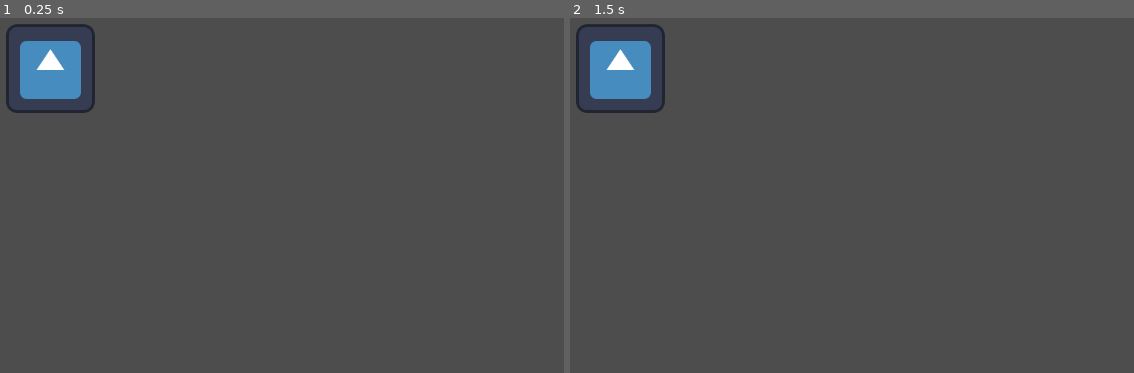
Above: before the commit, frames 1-2 (left to right).
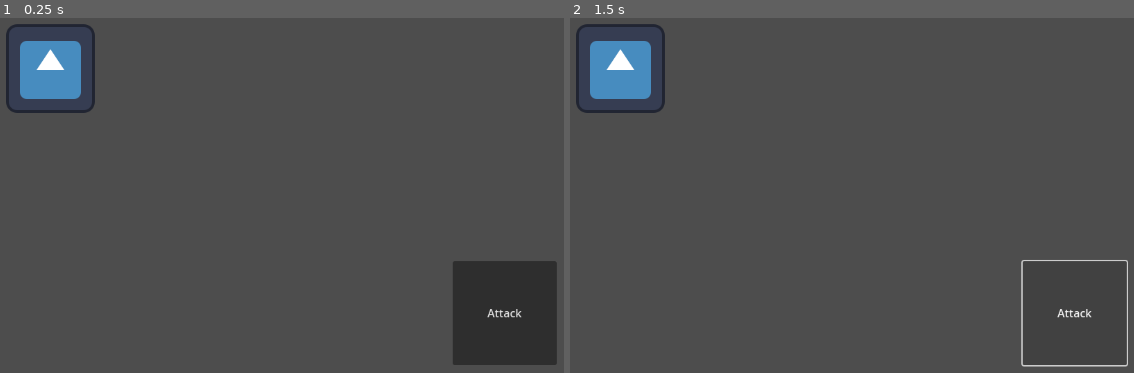
Above: after the commit, the same moments.

Repository: Comotcaiten/re_turnbase_project
Game: Godot game, scene res://test/level.tscn
The game is run twice, just before and just after one commit, with the same random seed, the same clock (stepped at 60 frames per second) and the same inputs. The engine's default icon, where the game draws it, is replaced by a stand-in: a white triangle on a blue panel in a dark square.
Inputs (mouse positions are in pixels of both pictures, inside the frame that each line leads up to):
- Up to frame 1 (0.25 s): no input
- Up to frame 2 (1.5 s): click (1071, 312) at 0.5 s, where only the run after the commit has a clickable "Attack"; click (1071, 312) at 1.25 s, where only the run after the commit has a clickable "Attack"

The runs differ from the first frame. In frame 1, 5.4% of the frame differs, in the area x 80-99%, y 68-98%; in frame 2, 0.4%.

Commit message:
update damage battle

Diff:
--- a/lb/api/battle/BattleSystem.gd
+++ b/lb/api/battle/BattleSystem.gd
@@ -3,13 +3,19 @@
 
 @export var player: BattleUnit
 
+@export var attackButton: Button
+
 func _ready():
   print(SetDataBattleUnit())
 
 func SetDataBattleUnit():
-  print(player)
-  print("-----")
   if player == null:
     return false
   player.SetUp()
   return true
+
+
+func _on_button_attack_pressed() -> void:
+  player.character.TakeDamage(null, player.character)
+  # player.PrintCharacter()
+  pass # Replace with function body.
--- a/lb/api/battle/BattleUnit.gd
+++ b/lb/api/battle/BattleUnit.gd
@@ -28,12 +28,17 @@
 	character.AddItem(slot1)
 	# hud.SetData(character)
 	print("-----<BattelUnit SetUp>-----")
-	character.PrintAttribute()
-	character.PrintSkill()
-	character.PrintItemEquiped()
+	# PrintCharacter()
 	# hud.SetData(character)
 	print("-----</BattelUnit SetUp>-----")
 
 func EquipmentItem():
 	for _item in equipments:
 		character.EquipItem(_item)
+
+func PrintCharacter():
+	if character == null:
+		print("<?> Chưa có dữ liệu")
+	character.PrintAttribute()
+	character.PrintSkill()
+	character.PrintItemEquiped()
--- a/lb/api/character/Character.gd
+++ b/lb/api/character/Character.gd
@@ -94,7 +94,7 @@
 	if equipments.size() > 0:
 		for item in equipments:
 			amountBase += item.GetValueAttribute(attribute)
-			print(CharacterBase.Attribute.keys()[attribute], " Bonus ", item.GetValueAttribute(attribute))
+			# print(CharacterBase.Attribute.keys()[attribute], " Bonus ", item.GetValueAttribute(attribute))
 	# </Equipments>
 
 	var amountCal = amountBase + ((amountModified * amountBase) / 100.0)
@@ -113,22 +113,23 @@
 func CalculateDamageTaken(_skill: Skill, _attacker: Character) -> int:
 	if _attacker == null:
 		return 0
-
 	var critical = 1.0
 	var typeEff = 1.0
 
 	if _skill != null:
 		typeEff = ElementEffectiveness.GetEffectiveness(_attacker.base.element, base.element)
 
-	var damage = int(((2.0 * _attacker.level + 10.0) / 250.0) * randf_range(0.85, 1.0) * typeEff * critical)
+	var attacker_damage = _attacker.attack
+	if _attacker.mainHand != null:
+		attacker_damage += _attacker.mainHand.damage
 
-	if _attacker.mainHand != null:
-		damage += int((damage * _attacker.mainHand * 1.0) / 100.0)
+	var a = ((2.0 * _attacker.level + 10.0) / 250.0)
+	var damage = (((a * randf_range(0.85, 1.0) * typeEff * critical * (attacker_damage * 1.0)) / defense * 1.0)) + 2.0
 
 	print(nameCharacter, " took ", damage, " DMG")
 	print(nameCharacter, " has ", hp, "/", max_hp, " HP")
 
-	return damage
+	return int(damage)
 
 func ResetAllAttributeModified():
 	for attr in attribute_modified.keys():
--- a/test/level.tscn
+++ b/test/level.tscn
@@ -6,9 +6,10 @@
 [ext_resource type="Resource" uid="uid://bywqbwevoakdd" path="res://Iron_Sword.tres" id="4_68qwd"]
 [ext_resource type="Resource" uid="uid://dq6ir2ljgqqme" path="res://Head_Iron.tres" id="5_tv6v3"]
 
-[node name="Level" type="Node2D" node_paths=PackedStringArray("player")]
+[node name="Level" type="Node2D" node_paths=PackedStringArray("player", "attackButton")]
 script = ExtResource("1_5r4jo")
 player = NodePath("character")
+attackButton = NodePath("Control/Button")
 
 [node name="character" parent="." instance=ExtResource("2_x2l47")]
 position = Vector2(400, 200)
@@ -20,3 +21,25 @@
 slot4 = ExtResource("4_68qwd")
 slot5 = ExtResource("4_68qwd")
 slot6 = ExtResource("5_tv6v3")
+
+[node name="Control" type="Control" parent="."]
+layout_mode = 3
+anchors_preset = 0
+offset_right = 1153.0
+offset_bottom = 647.0
+
+[node name="Button" type="Button" parent="Control"]
+layout_mode = 1
+anchors_preset = -1
+anchor_left = 0.849957
+anchor_top = 0.738794
+anchor_right = 0.979957
+anchor_bottom = 0.970283
+offset_right = 0.109985
+offset_bottom = 0.22699
+grow_horizontal = 2
+grow_vertical = 2
+text = "Attack"
+metadata/_edit_use_anchors_ = true
+
+[connection signal="pressed" from="Control/Button" to="." method="_on_button_attack_pressed"]
